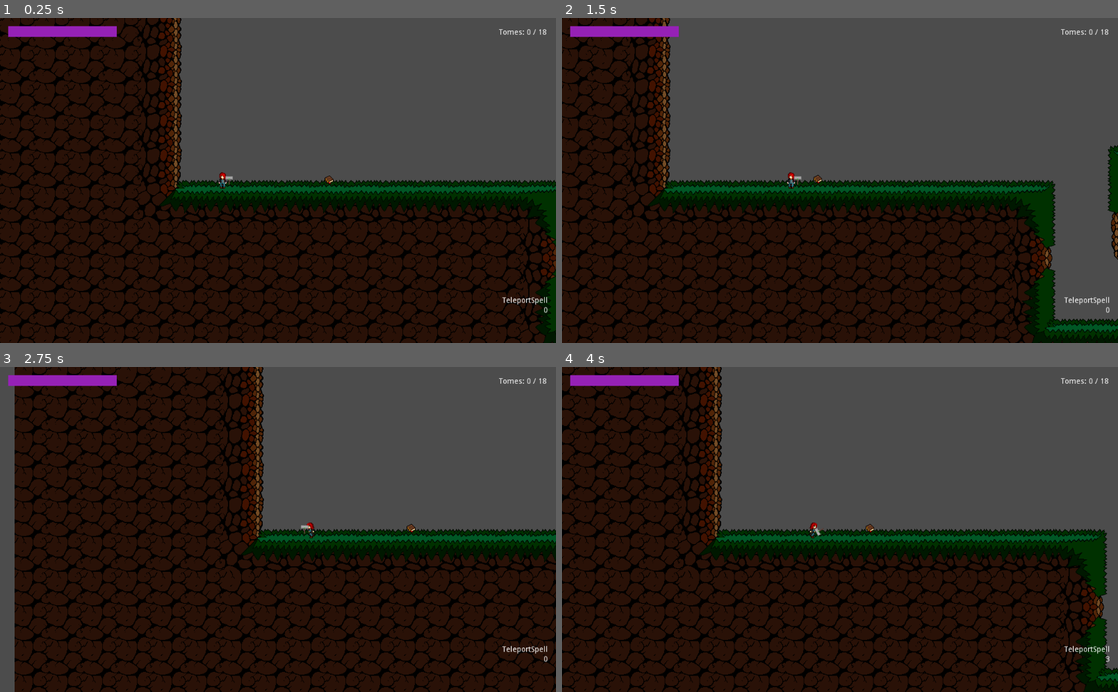
Above: before the commit, frames 1-4 (two rows, left to right).
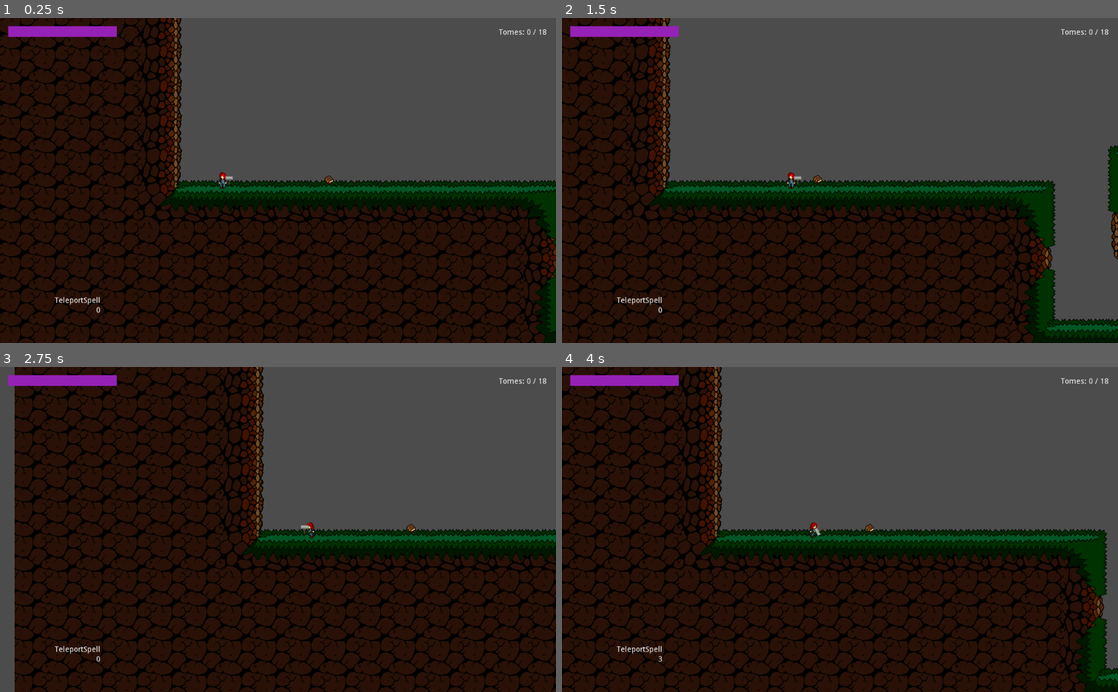
Above: after the commit, the same moments.

Repository: Jantho1990/Hammertime-Prototype
Game: Godot game, scene res://screens/GameScreen.tscn
Two runs of this game, one before a commit and one after it. Both use one fixed random seed, a clock stepped at 60 frames per second and the inputs below.
Inputs (mouse positions are in pixels of both pictures, inside the frame that each line leads up to):
- Up to frame 1 (0.25 s): no input
- Up to frame 2 (1.5 s): tap Enter (ui_accept) at 0.5, 0.77 s; move the mouse to (962, 164) at 0.52 s; hold D (ui_right) 0.53-1.25 s; click (962, 164) at 0.6 s; drag from (728, 196) to (595, 31) at 1.27 s
- Up to frame 3 (2.75 s): move the mouse to (333, 458) at 2.02 s; hold A (ui_left) from 2.03 s (still down); tap Q (delete_construct) at 2.1 s
- Up to frame 4 (4 s): release A (ui_left) at 2.75 s; drag from (812, 594) to (628, 383) at 2.77 s; move the mouse to (1006, 578) at 3.52 s; hold D (ui_right) from 3.53 s (still down); right-click (1006, 578) at 3.6 s; tap Enter (ui_accept) at 3.77 s

The runs differ from the first frame. In frame 1, 0.2% of the frame differs, in the area x 9-99%, y 85-91%; in frame 2, 0.2%; in frame 3, 0.2%; in frame 4, 0.2%.

Commit message:
fixing broken scenes

Diff:
--- a/entities/player/Player.tscn
+++ b/entities/player/Player.tscn
@@ -66,6 +66,7 @@
 process_material = SubResource( 2 )
 
 [node name="HammerWeapon" parent="." instance=ExtResource( 6 )]
+position = Vector2( 12, 0 )
 scale = Vector2( 0.5, 0.5 )
 
 [node name="Spellcaster" parent="." instance=ExtResource( 7 )]
--- a/ui/Interface.tscn
+++ b/ui/Interface.tscn
@@ -45,12 +45,10 @@
 margin_bottom = 40.0
 
 [node name="DebugContainer" type="MarginContainer" parent="."]
-anchor_left = 1.0
 anchor_top = 1.0
-anchor_right = 1.0
 anchor_bottom = 1.0
-margin_left = -200.0
 margin_top = -100.0
+margin_right = 200.0
 custom_constants/margin_right = 15
 custom_constants/margin_top = 15
 custom_constants/margin_left = 15
